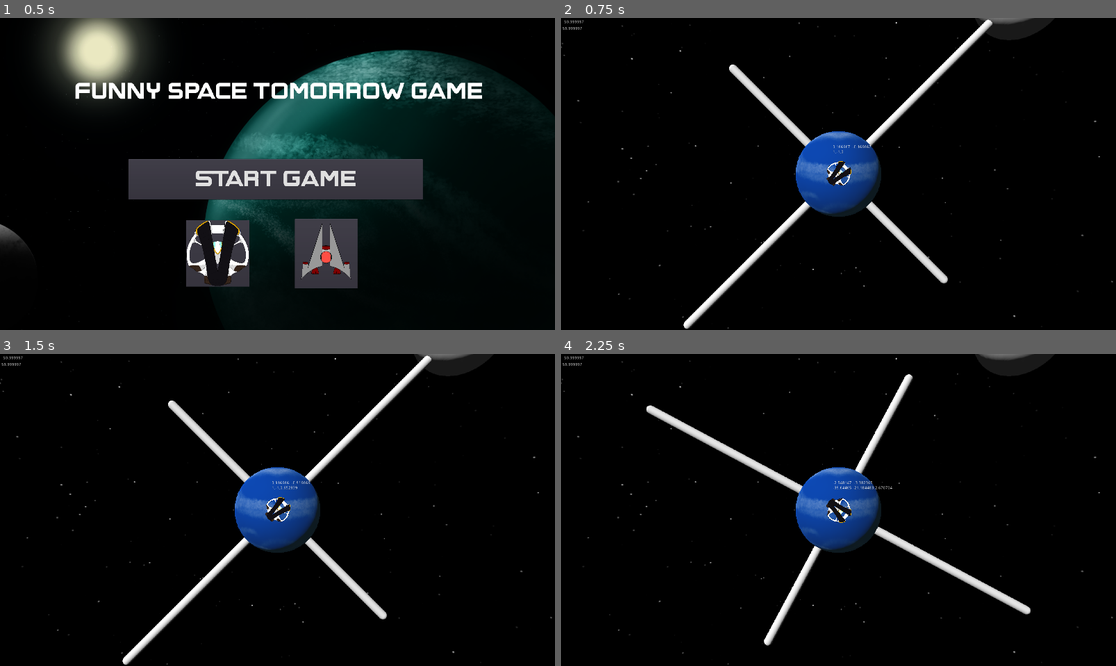
Above: before the commit, frames 1-4 (two rows, left to right).
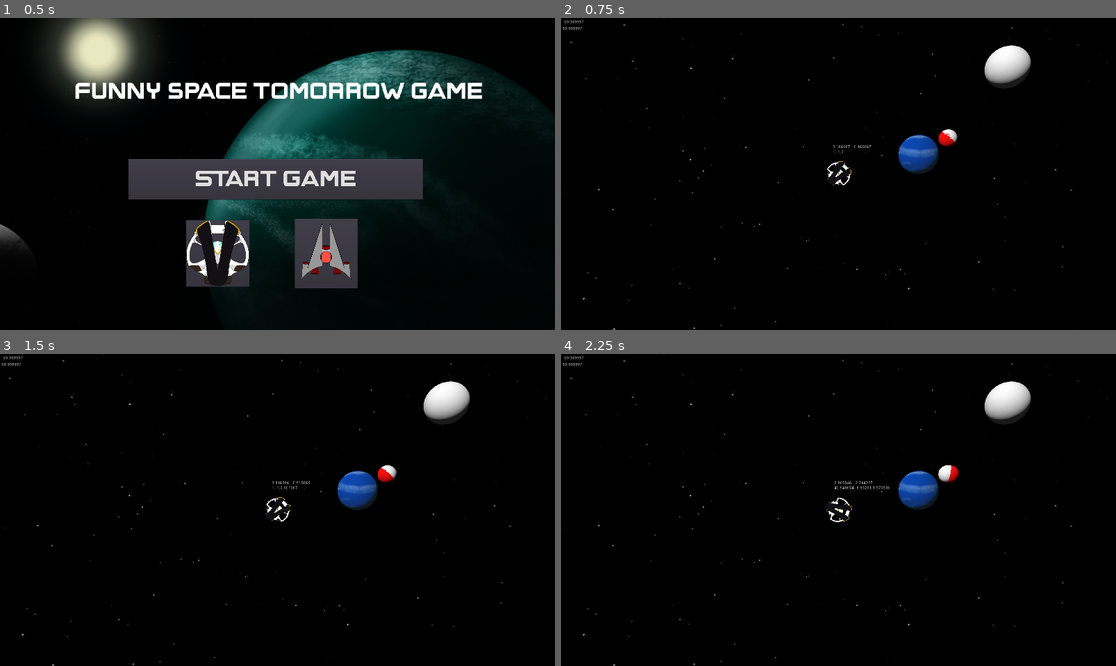
Above: after the commit, the same moments.

Repository: Muxed0/project_tomorrow
Game: Godot game, scene res://ui/main_menu/main_menu.tscn
The game is run twice, just before and just after one commit, with the same random seed, the same clock (stepped at 60 frames per second) and the same inputs.
Inputs:
- Up to frame 1 (0.5 s): no input
- Up to frame 2 (0.75 s): click "Start Game" at 0.5 s
- Up to frame 3 (1.5 s): tap Enter at 1.25 s; hold D (move_right) from 1.28 s (still down)
- Up to frame 4 (2.25 s): release D (move_right) at 2.03 s; hold S (move_down) from 2.03 s (still down)

Frame 1 is identical in both runs. In frame 2, 8.5% of the frame differs, in the area x 0-100%, y 0-100%; in frame 3, 8.5%; in frame 4, 8.7%.
Error before the commit: Division By Zero in operator '/'. (res://world/battle/3d_cam.gd:46)
Error after the commit: Division By Zero in operator '/'. (res://world/battle/3d_cam.gd:47)

Commit message:
Added angular damping. Much better.

Diff:
--- a/game/world/battle/3d_cam.gd
+++ b/game/world/battle/3d_cam.gd
@@ -1,17 +1,17 @@
 extends Camera
 
-export var SPEED_SCALE = 0.000001
+export var SPEED_SCALE = 0.00001
 
 var radius = 0
 var rot_speed = 0
-var previous_rotation = Vector2(0,0)
+var previous_pos = Vector3(0,0,0)
 var wrap_counter = Vector2(0,0)
 
 var a = 0
 var b = 0
 var z_quad = Vector2(0,0)
 var z = 0
-var midsection_pos = Vector2(0,0)
+var midsection_pos = Vector3(0,0,0)
 
 var velocity_basis = Basis(Vector3(1,0,0),Vector3(0,1,0),Vector3(0,0,1))
 
@@ -39,15 +39,25 @@
 	translation.x = radius * cos(rotation.x) * sin(rotation.y)
 	translation.z = radius * cos(rotation.x) * cos(rotation.y)
 
+	#Solving for intersection with front half of the equatior and positioning red orb
 	a = velocity_basis.y.x
 	b = velocity_basis.y.z
 	z_quad.x = a*a + b*b
 	z_quad.y = radius*radius * a*a
 	z = sqrt(4 * z_quad.x * z_quad.y)/(2 * z_quad.x)
 	midsection_pos.x = -(z * b)/a
-	midsection_pos.y = z
-	$"../debug_indicator".translation = Vector3(midsection_pos.x,0,midsection_pos.y)
+	midsection_pos.z = z
+	$"../debug_indicator".translation = midsection_pos
 
+	if translation.y * previous_pos.y < 0 and (translation-midsection_pos).length() < 1:
+		if previous_pos.y < 0:
+			print("down -> up")
+		else:
+			print("up -> down")
+		wrap_counter.x += 1
+		print(wrap_counter)
+
+	previous_pos = translation
 	$"../debug_pill".transform.basis = velocity_basis
 
 	if delta != 0:
--- a/game/world/battle/battle_stage_1.tscn
+++ b/game/world/battle/battle_stage_1.tscn
@@ -73,6 +73,7 @@
 material/0 = null
 
 [node name="debug_pill" type="MeshInstance" parent="3D_viewport/Spatial"]
+visible = false
 mesh = SubResource( 3 )
 material/0 = null
 
@@ -83,6 +84,7 @@
 
 [node name="debug_cam" type="Camera" parent="3D_viewport/Spatial"]
 transform = Transform( 0.989249, 0, 0.146238, 0, 1, 0, -0.146238, 0, 0.989249, -1.82297, -1, 15.7113 )
+current = true
 
 [node name="debug_plane" type="MeshInstance" parent="3D_viewport/Spatial"]
 visible = false
@@ -148,6 +150,7 @@
 }
 
 [node name="player_ship" parent="." instance=ExtResource( 2 )]
+angular_damp = -1.0
 
 [node name="Moon" type="Sprite" parent="."]
 position = Vector2( 2000, -2000 )
